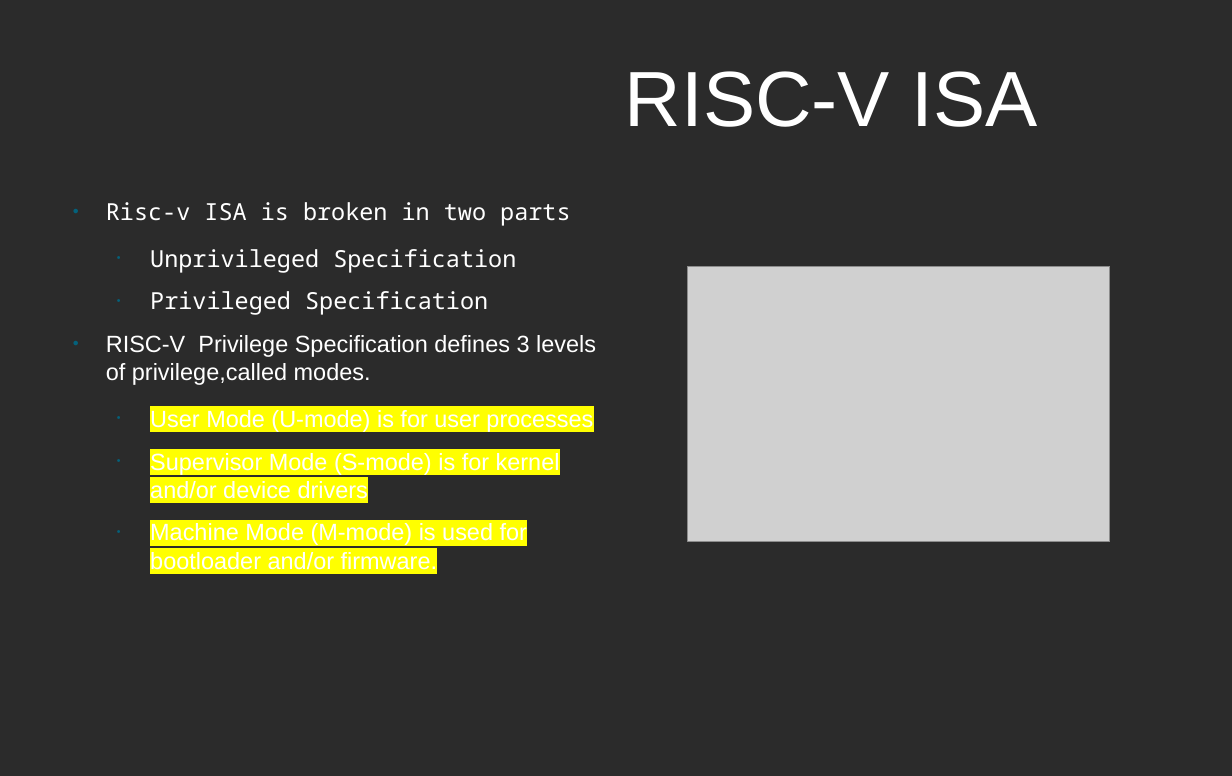
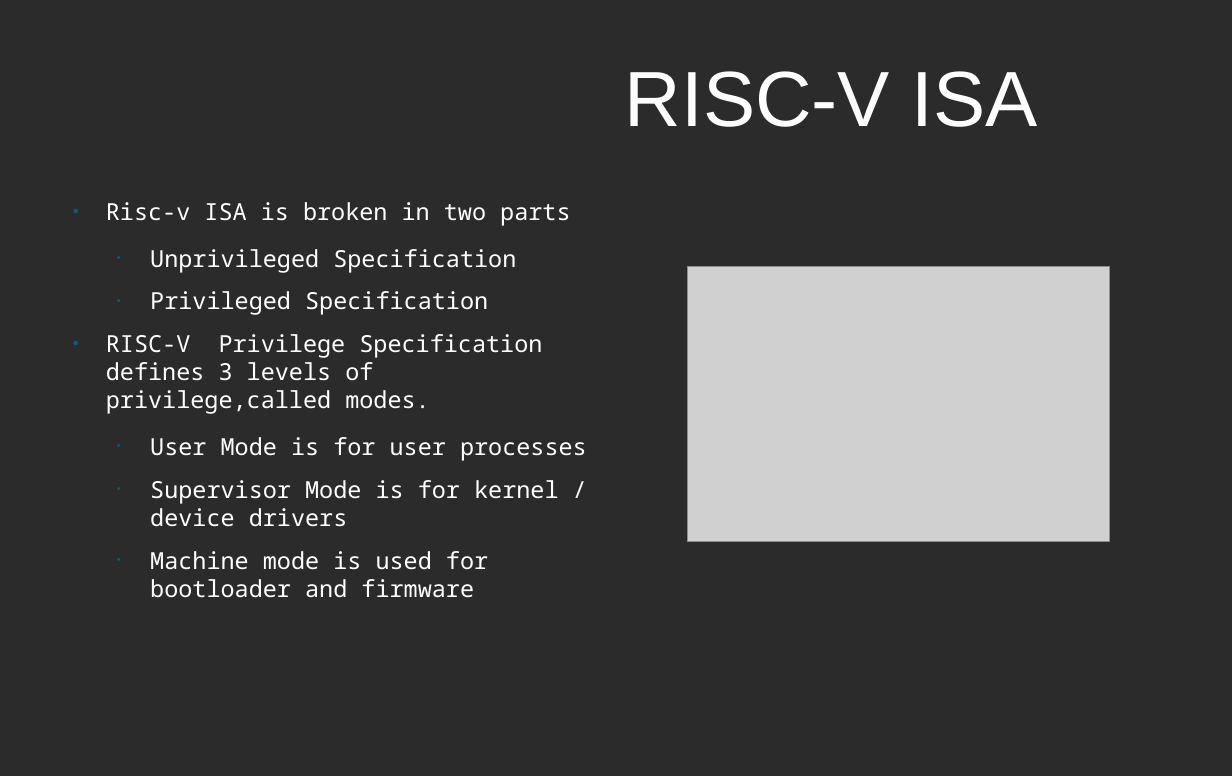
Before and after one commit to murthuja1708/desd_class, a slide deck: slide 7 of RISCV.odp. Drawn at 1232x776 pixels with LibreOffice and Linux fonts; fonts in the diff are those of the drawing; grey boxes stand for pictures; background and template pictures are left out; a plain dark background stands for a picture behind light text. Boxes give left, top, right and bottom in pixels: in the first picture for what was removed or moved away, otherwise in the second. Text is boxed around its words. In the diff, an @@ line names an element or a change of style, - is before the commit and + after.

```diff
--- a/RISCV.odp
+++ b/RISCV.odp
@@ text at bbox=[106, 334, 542, 414]: font Arial to Noto Sans Mono in "RISC-V Privilege Specification defines 3 levels of ..." @@
@@ text at bbox=[150, 437, 587, 598]: text changed; font Arial to Noto Sans Mono @@
-  • User Mode (U-mode) is for user processes
-  • Supervisor Mode (S-mode) is for kernel and/or device drivers
-  • Machine Mode (M-mode) is used for bootloader and/or firmware.
+  • User Mode is for user processes
+  • Supervisor Mode is for kernel / device drivers
+  • Machine mode is used for bootloader and firmware
```
Also in this commit, not shown: 30 other slides changed, 5 slides added, 1 other file.
